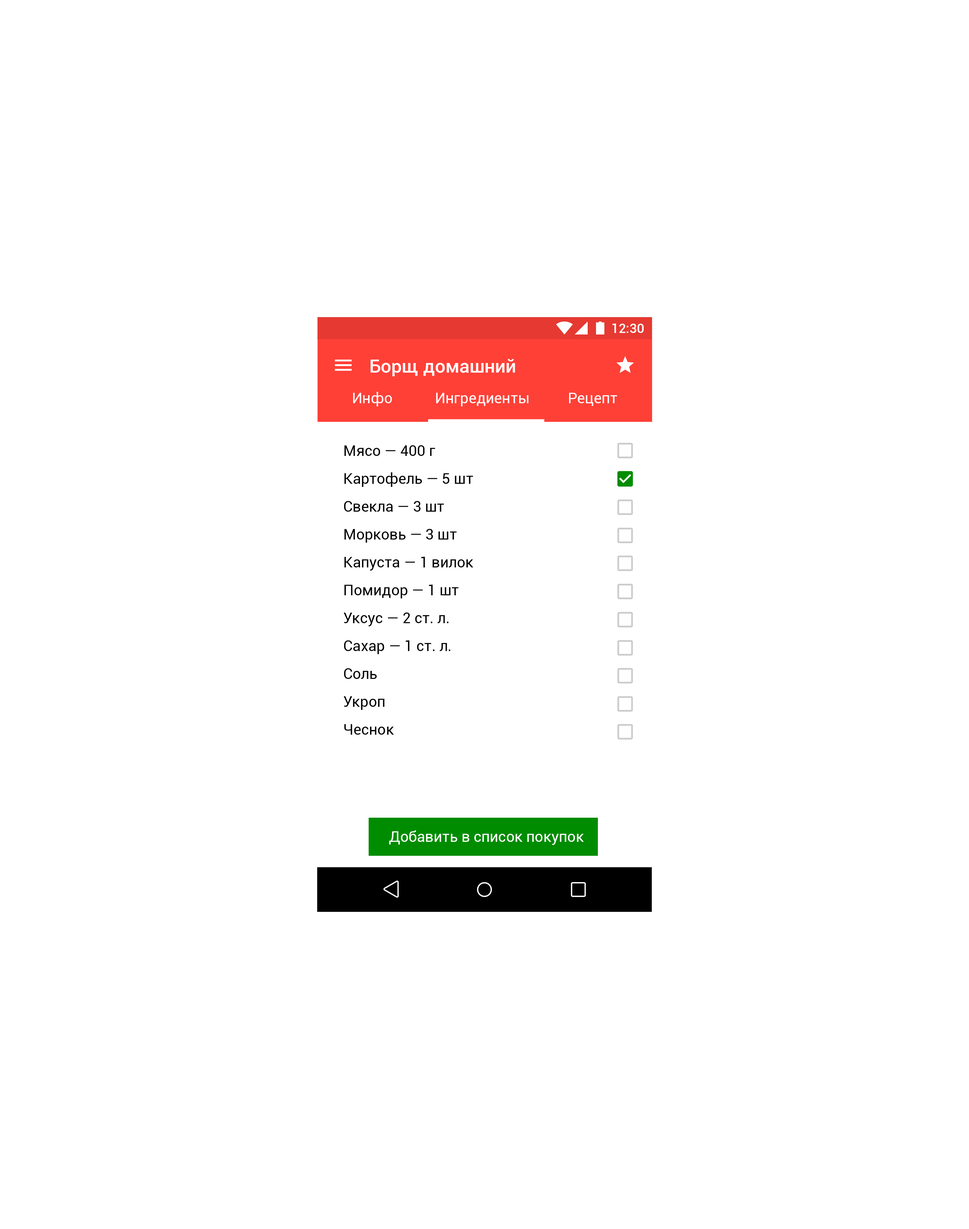
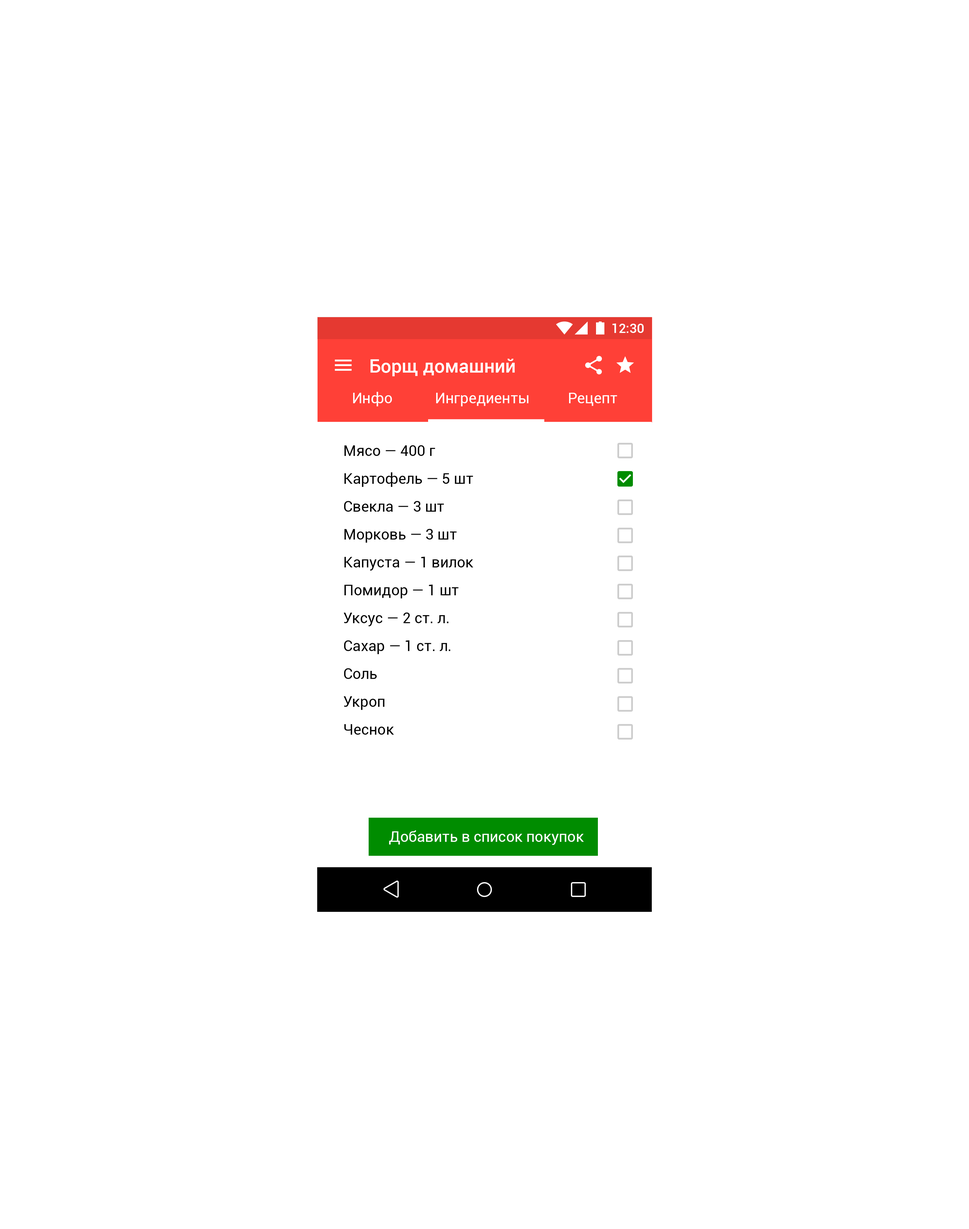
Comparing the layer stacks of the two 969 x 1229 images. Changes:
added layer "-e-share" in group "smachno_ingredients _list_open" over [left=585, top=355, right=602, bottom=375]
painted on "Борщ домашний" over [left=370, top=358, right=516, bottom=377]
unmasked "Compound Shape" (23rd of 23, in "smachno_ingredients _list_open") over [left=370, top=355, right=602, bottom=377]
